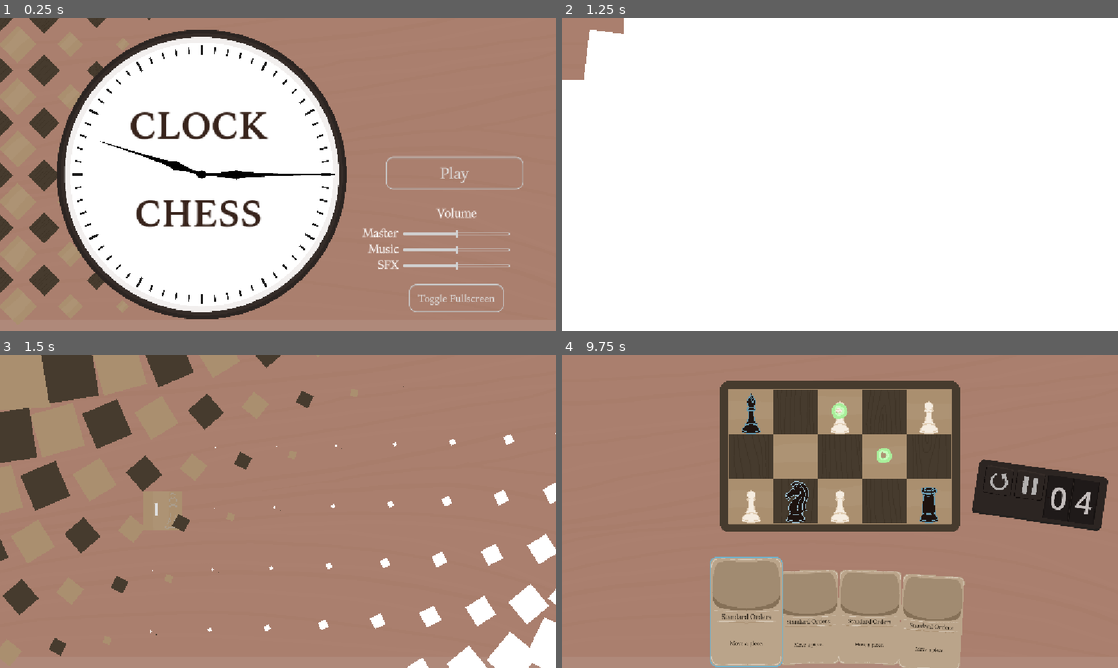
Above: before the commit, frames 1-4 (two rows, left to right).
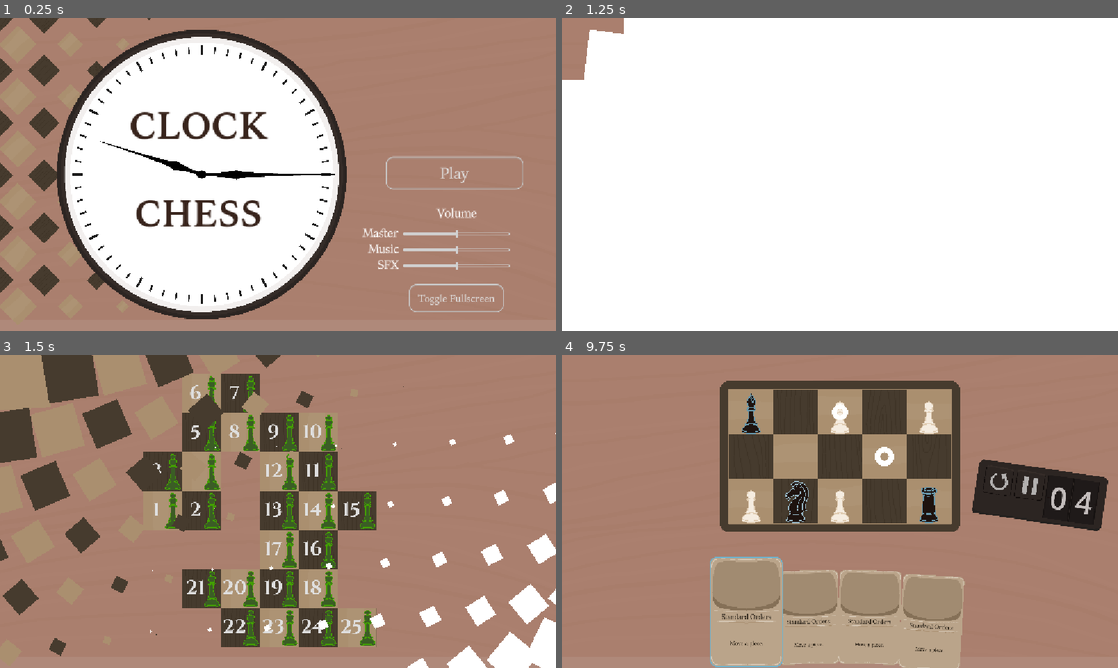
Above: after the commit, the same moments.

Repository: yourname3/gmtk-2026
Game: Godot game, scene res://main_menu/main_menu.tscn
Two runs of this game, one before a commit and one after it. Both use one fixed random seed, a clock stepped at 60 frames per second and the inputs below.
Inputs (mouse positions are in pixels of both pictures, inside the frame that each line leads up to):
- Up to frame 1 (0.25 s): no input
- Up to frame 2 (1.25 s): click "Play" at 0.5 s
- Up to frame 3 (1.5 s): click "1" at 1.25 s
- Up to frame 4 (9.75 s): click (1001, 480) at 2 s; click (1001, 480) at 2.75 s; click (1001, 480) at 3.5 s; click "Undo" at 4.25 s; tap Enter at 5, 8, 9.5 s; move the mouse to (751, 502) at 5.02 s; click (751, 502) at 5.1 s; click (1029, 486) at 5.75 s; click "Resume" at 6.5 s; tap Space at 7.25, 8.75 s; move the mouse to (840, 502) at 7.27 s; click (840, 502) at 7.35 s; move the mouse to (840, 411) at 8.02 s; click (840, 411) at 8.1 s; move the mouse to (928, 411) at 8.77 s; click (928, 411) at 8.85 s; move the mouse to (795, 502) at 9.52 s; click (795, 502) at 9.6 s

Frames 1-2 are identical in both runs. In frame 3, 13% of the frame differs, in the area x 25-68%, y 6-94%; in frame 4, 0.3%.

Commit message:
new selection circles + animation.. might be good to be able to disable it

Diff:
--- a/board_highlighter/board_highlight.tscn
+++ b/board_highlighter/board_highlight.tscn
@@ -5,6 +5,67 @@
 
 [sub_resource type="RectangleShape2D" id="RectangleShape2D_4bhk2"]
 size = Vector2(240, 240)
+
+[sub_resource type="Animation" id="Animation_0i2fc"]
+length = 0.001
+tracks/0/type = "value"
+tracks/0/imported = false
+tracks/0/enabled = true
+tracks/0/path = NodePath("Sprite:scale")
+tracks/0/interp = 1
+tracks/0/loop_wrap = true
+tracks/0/keys = {
+"times": PackedFloat32Array(0),
+"transitions": PackedFloat32Array(1),
+"update": 0,
+"values": [Vector2(1, 1)]
+}
+tracks/1/type = "value"
+tracks/1/imported = false
+tracks/1/enabled = true
+tracks/1/path = NodePath("Sprite:modulate")
+tracks/1/interp = 1
+tracks/1/loop_wrap = true
+tracks/1/keys = {
+"times": PackedFloat32Array(0),
+"transitions": PackedFloat32Array(1),
+"update": 0,
+"values": [Color(1, 1, 1, 1)]
+}
+
+[sub_resource type="Animation" id="Animation_4bhk2"]
+resource_name = "appear"
+length = 0.2
+tracks/0/type = "value"
+tracks/0/imported = false
+tracks/0/enabled = true
+tracks/0/path = NodePath("Sprite:scale")
+tracks/0/interp = 2
+tracks/0/loop_wrap = false
+tracks/0/keys = {
+"times": PackedFloat32Array(0, 0.13333334, 0.2),
+"transitions": PackedFloat32Array(1, 1, 1),
+"update": 0,
+"values": [Vector2(0, 0), Vector2(1.1258018, 1.1258018), Vector2(1, 1)]
+}
+tracks/1/type = "value"
+tracks/1/imported = false
+tracks/1/enabled = true
+tracks/1/path = NodePath("Sprite:modulate")
+tracks/1/interp = 1
+tracks/1/loop_wrap = true
+tracks/1/keys = {
+"times": PackedFloat32Array(0, 0.13333334, 0.2),
+"transitions": PackedFloat32Array(1, 1, 1),
+"update": 0,
+"values": [Color(0.6542305, 0.6542305, 0.6542305, 1), Color(1.9655429, 1.9655429, 1.9655429, 1), Color(1, 1, 1, 1)]
+}
+
+[sub_resource type="AnimationLibrary" id="AnimationLibrary_x3je2"]
+_data = {
+&"RESET": SubResource("Animation_0i2fc"),
+&"appear": SubResource("Animation_4bhk2")
+}
 
 [node name="BoardHighlight" type="Area2D" unique_id=1541783844]
 script = ExtResource("1_0i2fc")
@@ -18,3 +79,7 @@
 [node name="CollisionShape2D" type="CollisionShape2D" parent="." unique_id=1311782552]
 position = Vector2(128, 128)
 shape = SubResource("RectangleShape2D_4bhk2")
+
+[node name="AnimationPlayer" type="AnimationPlayer" parent="." unique_id=68366556]
+libraries/ = SubResource("AnimationLibrary_x3je2")
+autoplay = &"appear"
--- a/board_highlighter/board_highlighter.gd
+++ b/board_highlighter/board_highlighter.gd
@@ -54,8 +54,14 @@
 	moves.capture_white = piece.is_black
 	piece.calculate_moves(moves)
 
+	moves.moves.shuffle() # shuffle for ring appearance
+
+	var timer = 0.1 / moves.moves.size()
+	timer = min(timer, 0.02)
+
 	for move in moves.moves:
 		_add_highlight(move.x, move.y)
+		await get_tree().create_timer(timer, true).timeout
 
 	var bh: BoardHighlight = null
 
--- a/save_data.gd
+++ b/save_data.gd
@@ -4,5 +4,5 @@
 @export var completed_levels: Dictionary[int, bool] = {}
 
 func level_completed(idx: int) -> bool:
-	#return true # debug mode
+	return true # debug mode
 	return completed_levels.has(idx)
Binary file changed: chessboard/highlight.png
Not shown, changed: chessboard/highlight.kra
Not shown, added: chessboard/highlight.kra~
Not shown, added: chessboard/highlight.png~
